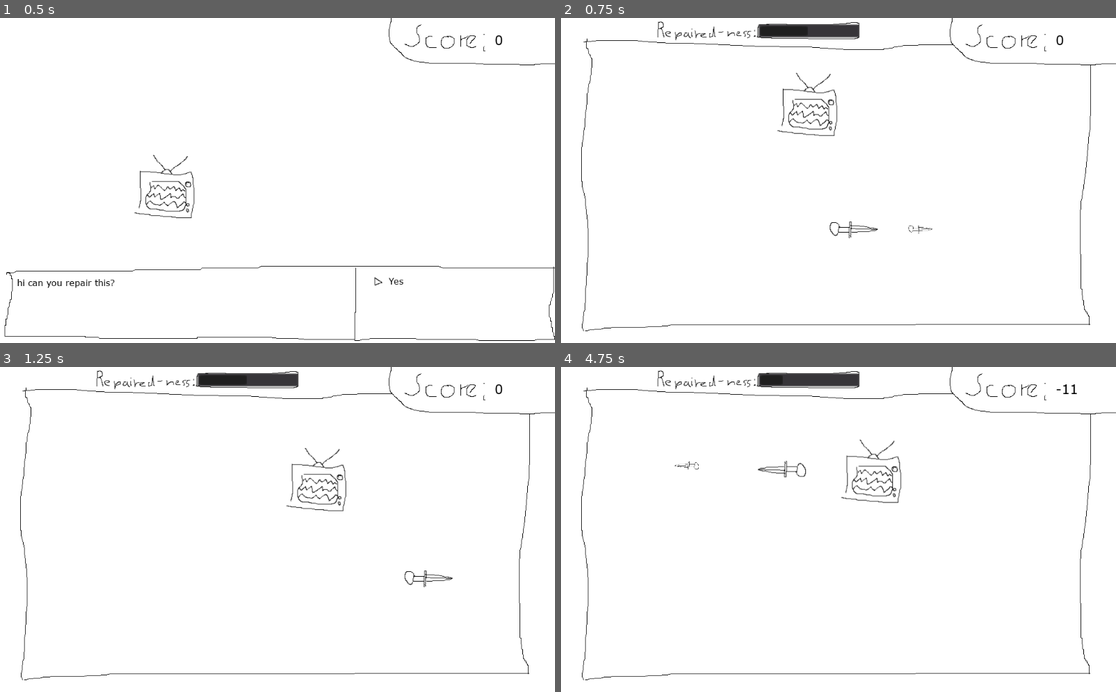
Above: before the commit, frames 1-4 (two rows, left to right).
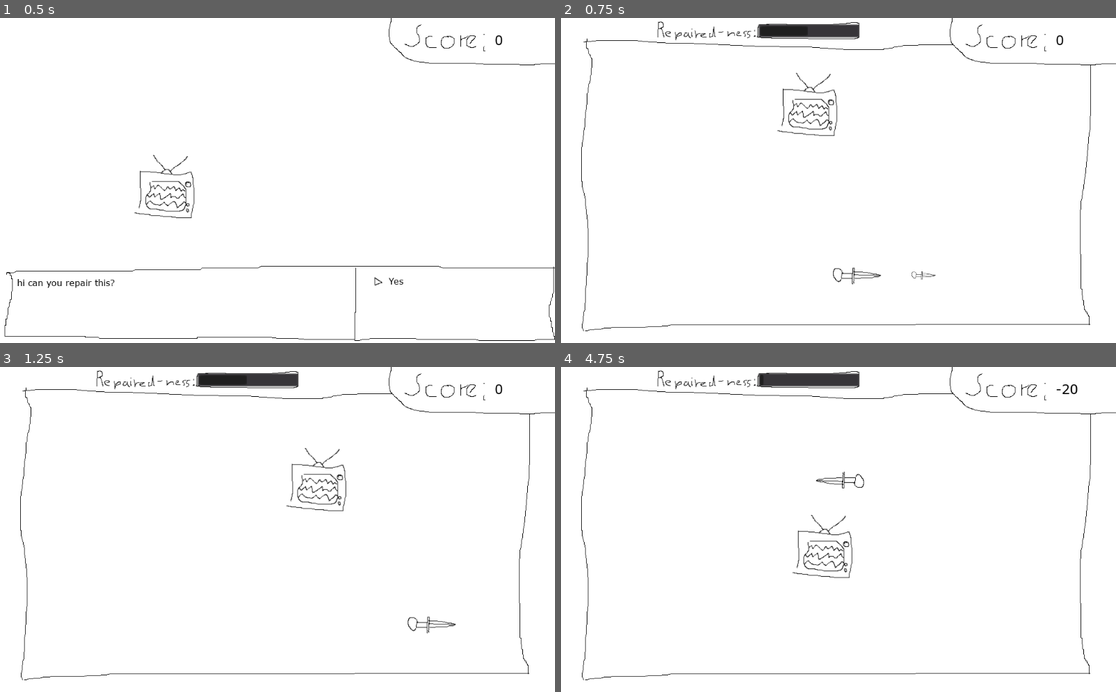
Above: after the commit, the same moments.

Repository: montinevra/repair_anything
Game: Godot game, scene res://scenes/Main.tscn
The game is run twice, just before and just after one commit, with the same random seed, the same clock (stepped at 60 frames per second) and the same inputs.
Inputs:
- Up to frame 1 (0.5 s): no input
- Up to frame 2 (0.75 s): tap Enter (ui_accept) at 0.5 s; hold Right (move_right) from 0.53 s (still down); tap Space (shoot) at 0.6 s
- Up to frame 3 (1.25 s): keep holding Right (move_right); tap Enter (ui_accept) at 0.77 s
- Up to frame 4 (4.75 s): release Right (move_right) at 1.28 s; hold Down (move_down) 1.28-2.03 s; tap Space (shoot) every 0.75 s from 1.35 to 4.35 s; tap Enter (ui_accept) at 1.52, 3.02, 3.77, 4.52 s; hold Right (move_right) 2.03-2.78 s; hold Up (move_up) 2.78-3.53 s; hold Left (move_left) from 3.53 s (still down)

Frame 1 is identical in both runs. In frame 2, 0.3% of the frame differs, in the area x 48-68%, y 62-83%; in frame 3, 0.2%; in frame 4, 1.3%, in the area x 20-94%, y 2-65%.

Commit message:
reset player position

Diff:
--- a/scenes/player.tscn
+++ b/scenes/player.tscn
@@ -4,7 +4,6 @@
 [ext_resource path="res://scripts/Player.gd" type="Script" id=2]
 
 [node name="Player" type="KinematicBody2D"]
-position = Vector2( 440.384, 389.592 )
 script = ExtResource( 2 )
 __meta__ = {
 "_edit_lock_": true
--- a/scenes/store_back.tscn
+++ b/scenes/store_back.tscn
@@ -123,3 +123,4 @@
 position = Vector2( 448.192, 157.037 )
 
 [node name="Player" parent="." instance=ExtResource( 3 )]
+position = Vector2( 446.173, 474.812 )
